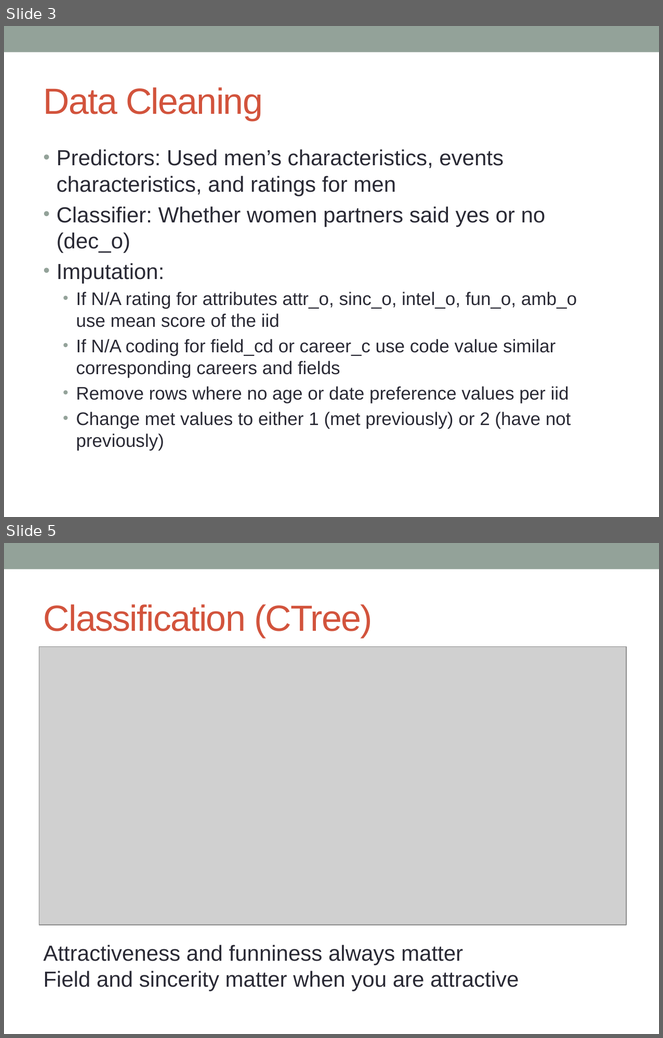
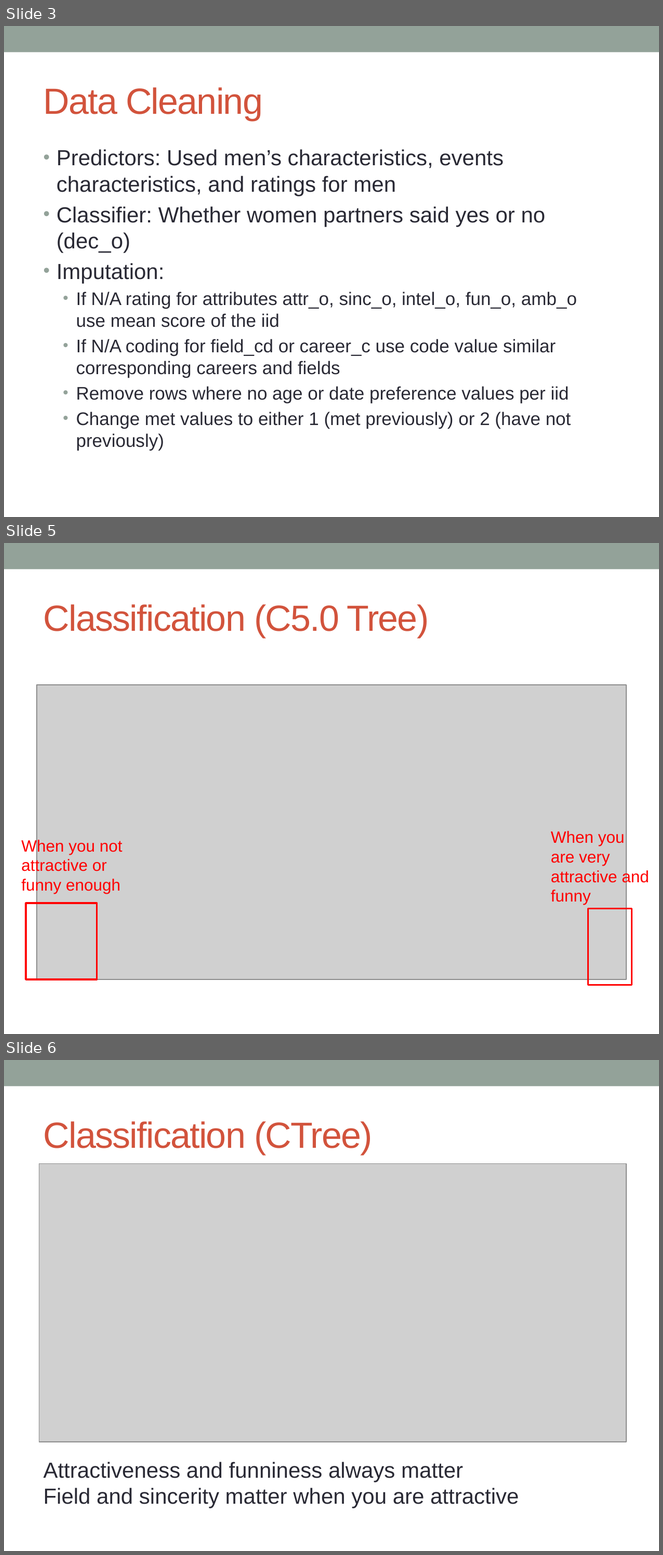
Before and after one commit to jonathanbae/4559Project1, a slide deck: baej.lih.project-1 Presentation.pptx. Shown one above the other, each under a label of ours: slides 3 and 5 before the commit, slides 3, 5 and 6 after it; the slides between them are not shown. The pictures are 663x1038 and 663x1555 pixels, drawn with LibreOffice and Linux fonts; fonts in the diff are those of the drawing; grey boxes stand for pictures. Boxes give left, top, right and bottom in pixels: in the first picture for what was removed or moved away, otherwise in the second. Text is boxed around its words. In the diff, an @@ line names an element or a change of style, - is before the commit and + after.

```diff
--- a/baej.lih.project-1 Presentation.pptx
+++ b/baej.lih.project-1 Presentation.pptx
@@ slide 5 added at (4, 543, 659, 1034), background #FFFFFF; not listed: 1 template element that a slide beside it also shows @@
@@ title added at (44, 604, 429, 638), 40 pt, text #D2533C @@
+Classification (C5.0 Tree)
@@ picture added at (37, 685, 626, 980) @@
@@ text added at (21, 839, 123, 894), 18 pt, text #FF0000 @@
+When you not attractive or funny enough
@@ text added at (551, 831, 649, 905), 18 pt, text #FF0000 @@
+When you are very attractive and funny
@@ rectangle added at (26, 903, 97, 980), outline #FF0000 2.08 pt @@
@@ rectangle added at (588, 909, 632, 985), outline #FF0000 2.08 pt @@
@@ what was slide 5 is now slide 6 @@
```
Also in this commit, not shown: 2 slides changed, 1 slide removed.
